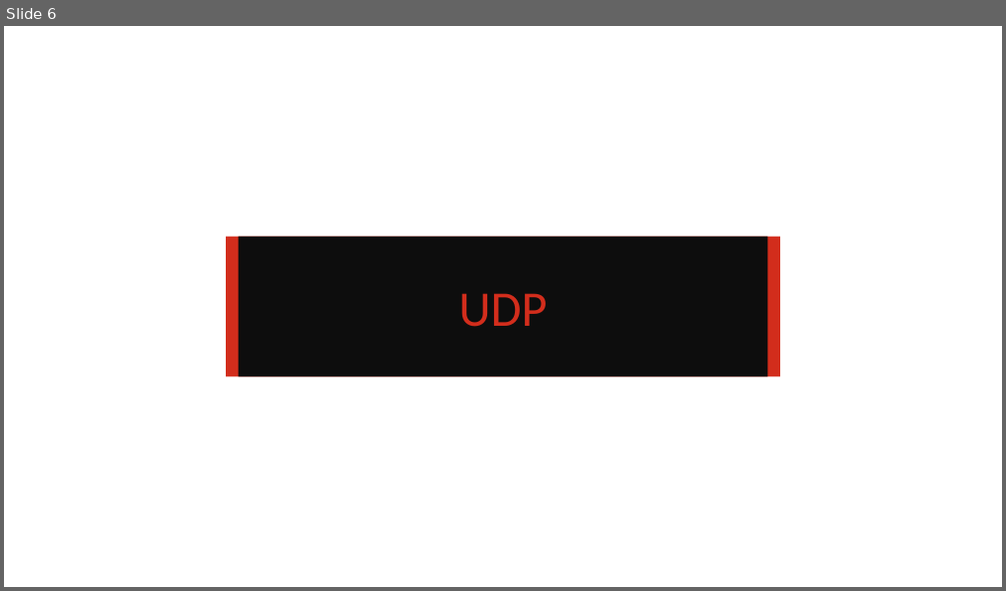
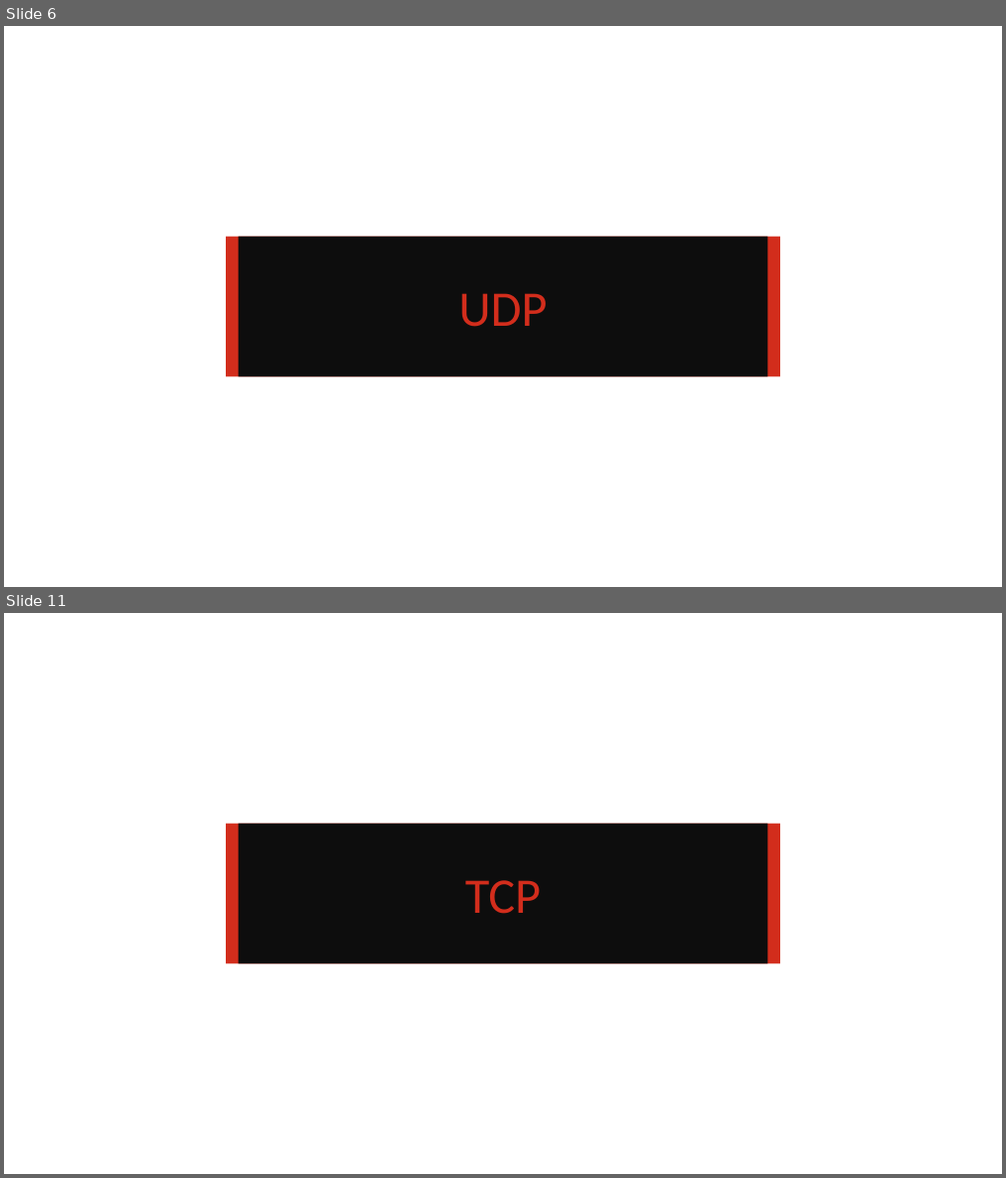
Before and after one commit to brunopozzebon/WebTrafficAnalizer, a slide deck: redes.pptx. Shown one above the other, each under a label of ours: slide 6 before the commit, slides 6 and 11 after it; the slides between them are not shown. The pictures are 1006x591 and 1006x1178 pixels, drawn with LibreOffice and Linux fonts; fonts in the diff are those of the drawing; background and template pictures are left out. Boxes give left, top, right and bottom in pixels: in the first picture for what was removed or moved away, otherwise in the second. Text is boxed around its words. In the diff, an @@ line names an element or a change of style, - is before the commit and + after.

```diff
--- a/redes.pptx
+++ b/redes.pptx
@@ slide 11 added at bbox=[4, 613, 1002, 1174], background picture (left out) @@
@@ rectangle added at bbox=[226, 823, 780, 964], fill #D22D1C @@
@@ rectangle added at bbox=[239, 823, 768, 964], fill #0D0D0D @@
@@ text added at bbox=[465, 880, 541, 914], 48 pt, text #D22D1C @@
+TCP
```
Also in this commit, not shown: 3 slides changed, 6 other slides added, 3 other files.
